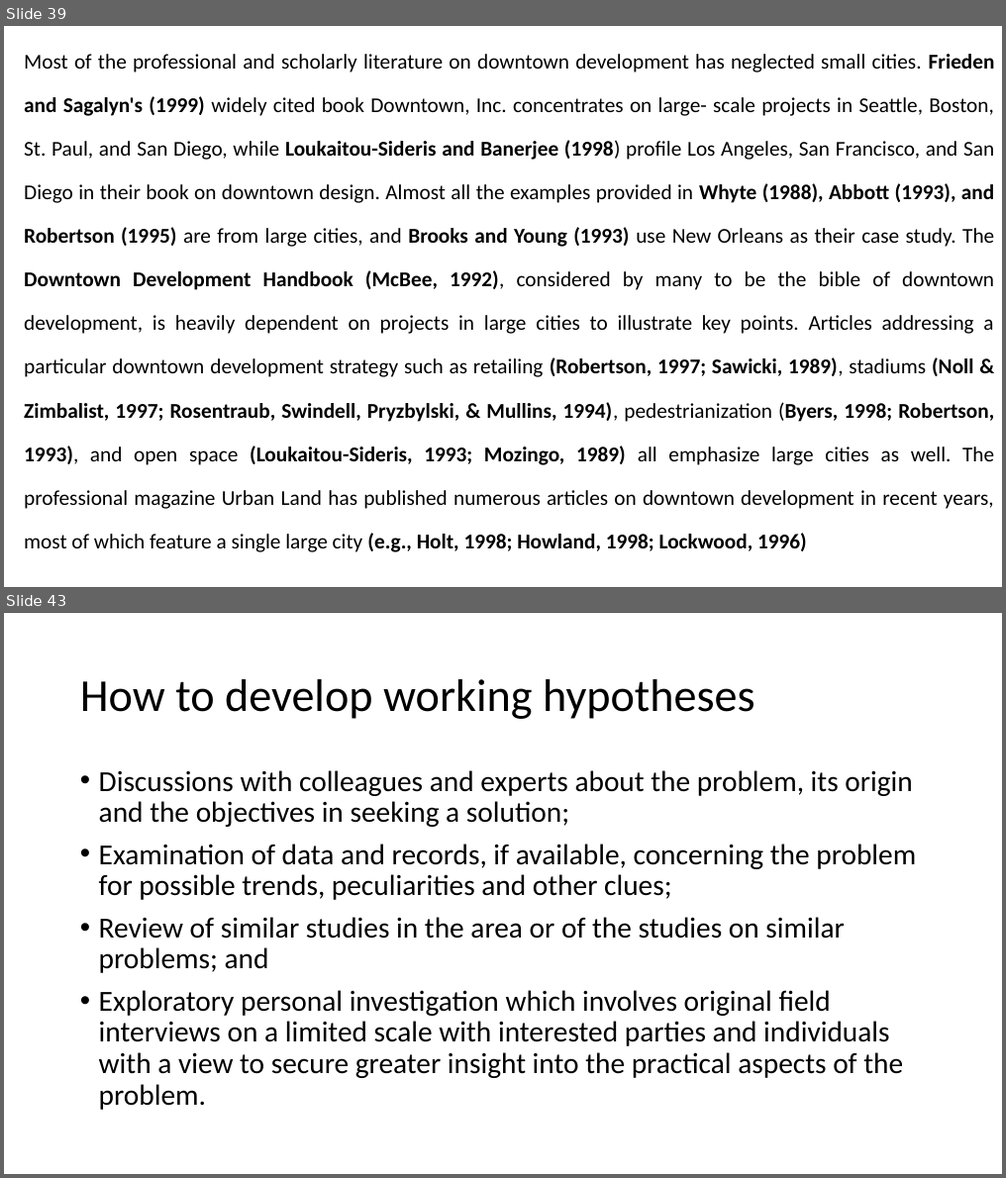
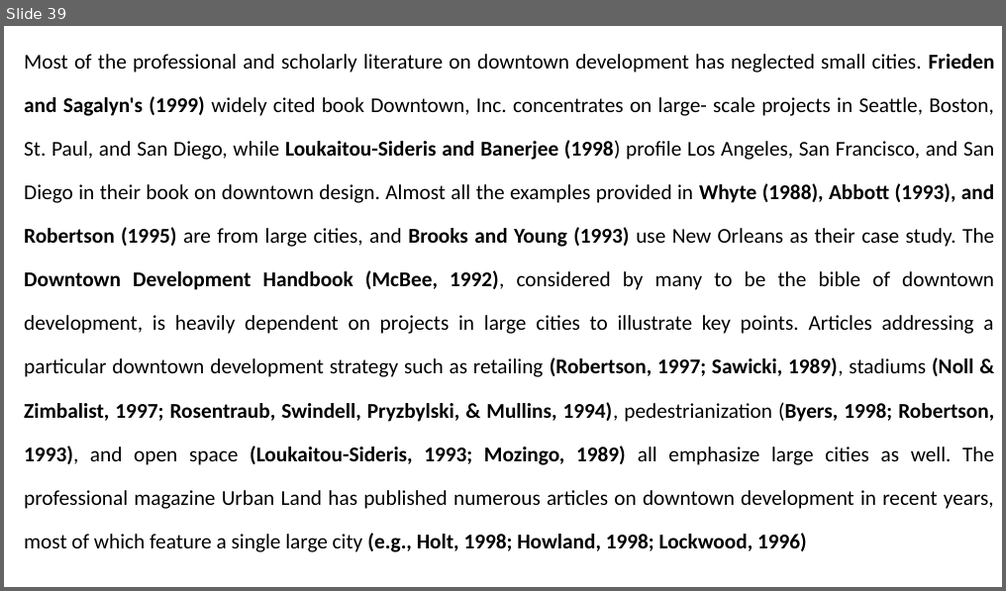
Before and after one commit to dlisbbau/mlis, a slide deck: Vinit-MLIS-104-01-Research Basics.pptx. Shown one above the other, each under a label of ours: slides 39 and 43 before the commit, slide 39 after it; the slides between them are not shown. The pictures are 1006x1178 and 1006x591 pixels, drawn with LibreOffice and Linux fonts; fonts in the diff are those of the drawing. Boxes give left, top, right and bottom in pixels: in the first picture for what was removed or moved away, otherwise in the second. Text is boxed around its words. In the diff, an @@ line names an element or a change of style, - is before the commit and + after.

```diff
--- a/Vinit-MLIS-104-01-Research Basics.pptx
+++ b/Vinit-MLIS-104-01-Research Basics.pptx
@@ slide 43 removed at [4,613,1002,1174], background #FFFFFF @@
@@ title removed at [80,679,755,719] @@
-How to develop working hypotheses
@@ text removed at [99,770,916,1110] @@
-• Discussions with colleagues and experts about the problem, its origin and the objectives in seeking a solution;
-• Examination of data and records, if available, concerning the problem for possible trends, peculiarities and other clues;
-• Review of similar studies in the area or of the studies on similar problems; and
-• Exploratory personal investigation which involves original field interviews on a limited scale with interested parties and individuals with a view to secure greater insight into the practical aspects of the problem.
```
Also in this commit, not shown: 3 other slides removed, 12 other files.
